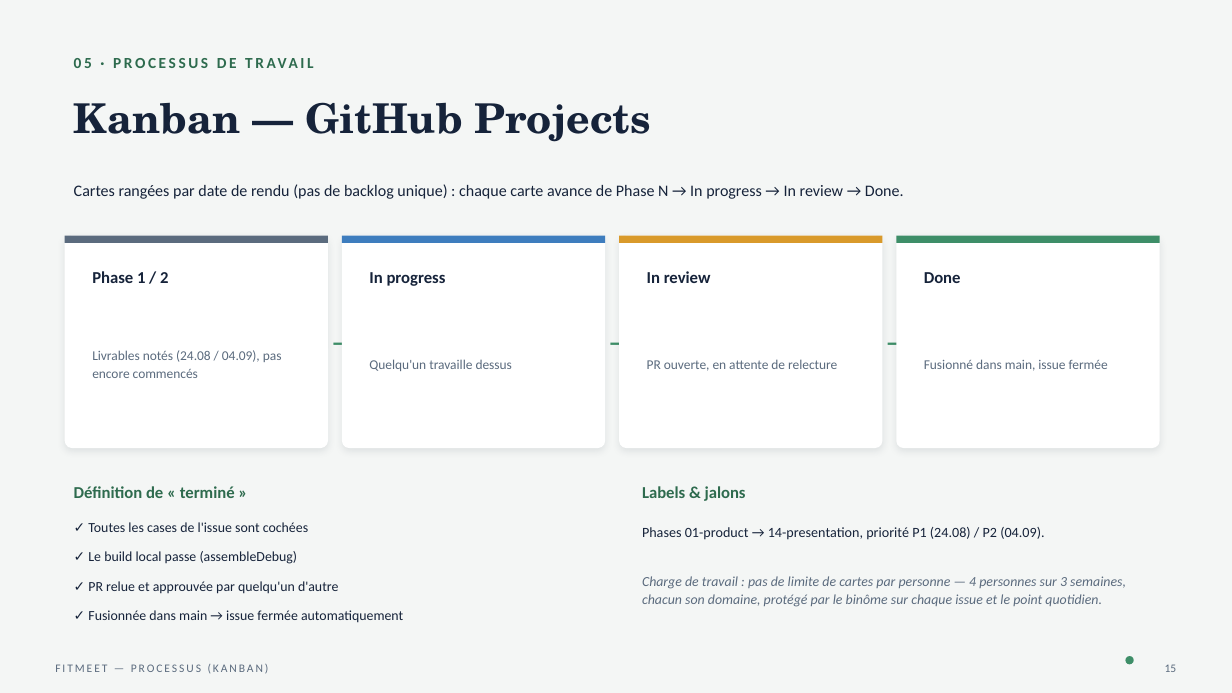
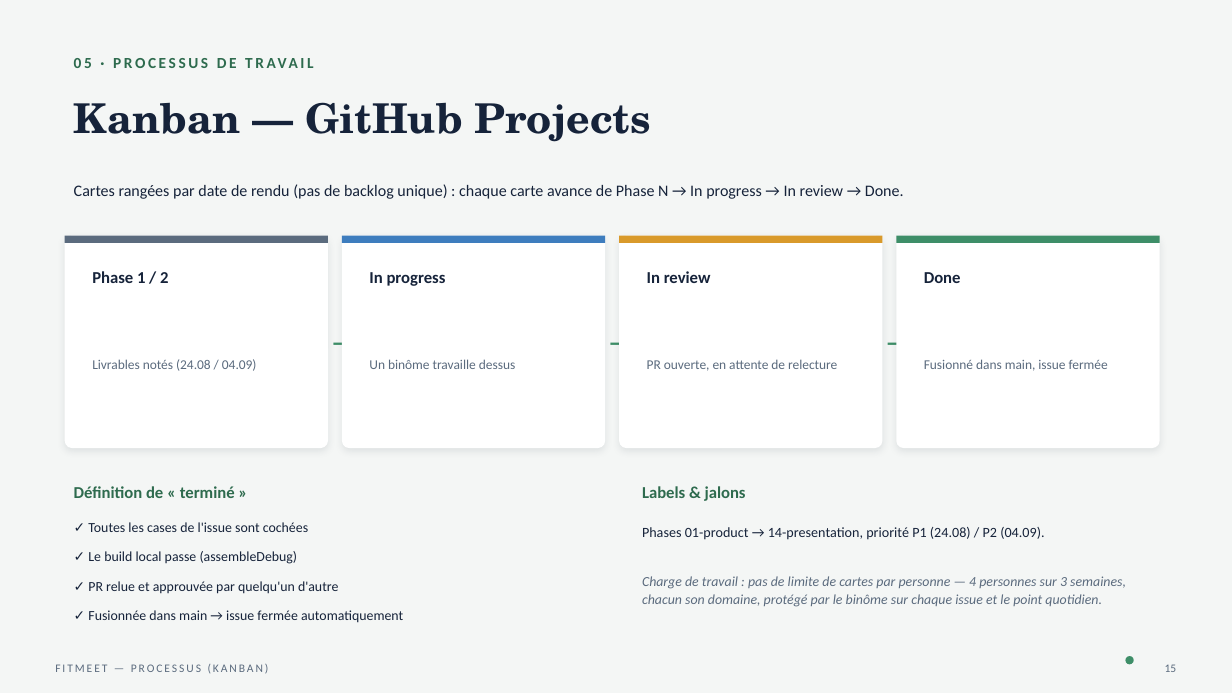
Before and after one commit to mircoprofico/FitMeet, a slide deck: slide 15 of presentation_w1/FitMeet_Presentation.pptx. Drawn at 1232x693 pixels with LibreOffice and Linux fonts; fonts in the diff are those of the drawing. Boxes give left, top, right and bottom in pixels: in the first picture for what was removed or moved away, otherwise in the second. Text is boxed around its words. In the diff, an @@ line names an element or a change of style, - is before the commit and + after.

```diff
--- a/presentation_w1/FitMeet_Presentation.pptx
+++ b/presentation_w1/FitMeet_Presentation.pptx
@@ text at (92,359,257,371): text changed @@
-Livrables notés (24.08 / 04.09), pas encore commencés
+Livrables notés (24.08 / 04.09)
@@ text at (369,359,515,369): text changed @@
-Quelqu'un travaille dessus
+Un binôme travaille dessus
```
Also in this commit, not shown: 1 other slide changed, 1 other file.
